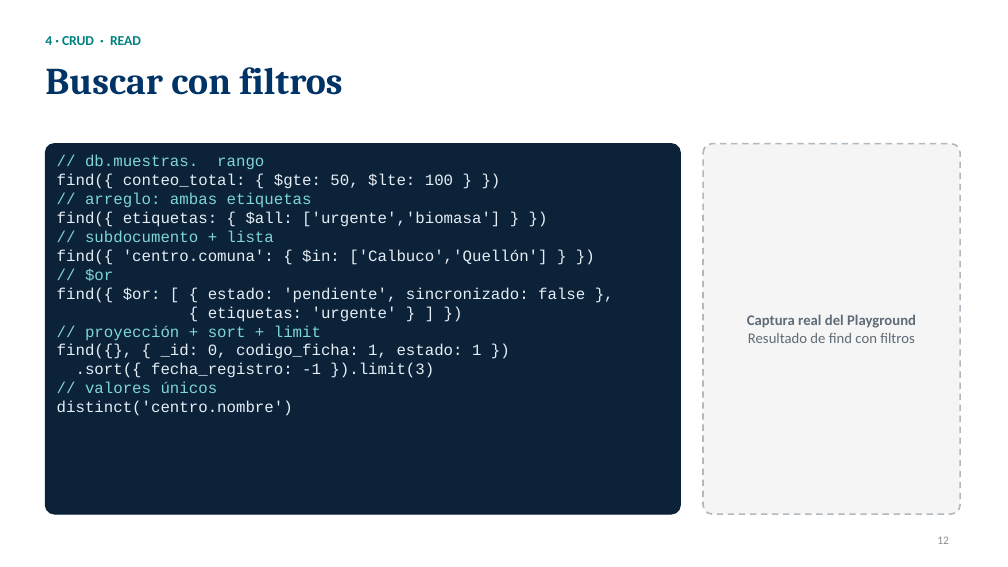
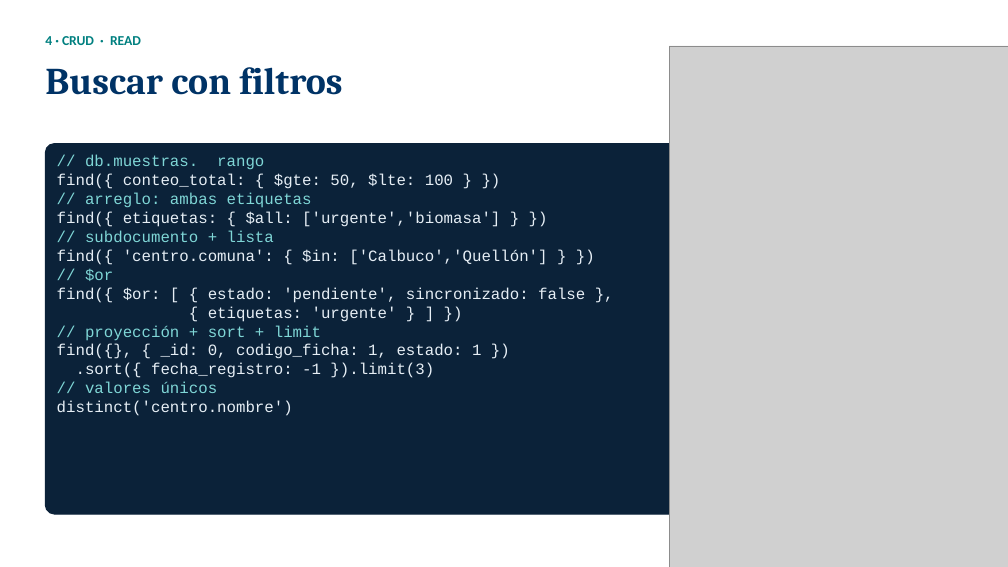
Before and after one commit to DevVivas/aldemar-nosql-migration, a slide deck: slide 12 of AquaMuestra_NoSQL.pptx. Drawn at 1008x567 pixels with LibreOffice and Linux fonts; fonts in the diff are those of the drawing; grey boxes stand for pictures. Boxes give left, top, right and bottom in pixels: in the first picture for what was removed or moved away, otherwise in the second. Text is boxed around its words. In the diff, an @@ line names an element or a change of style, - is before the commit and + after.

```diff
--- a/AquaMuestra_NoSQL.pptx
+++ b/AquaMuestra_NoSQL.pptx
@@ picture added at box(669, 46, 1008, 567) @@
@@ rounded rectangle removed at box(703, 144, 960, 514) @@
@@ text removed at box(747, 314, 916, 343) @@
-Captura real del Playground
-Resultado de find con filtros
@@ page number removed at box(937, 536, 949, 544) @@
-12
```
Also in this commit, not shown: 4 other slides changed, 1 other file.
